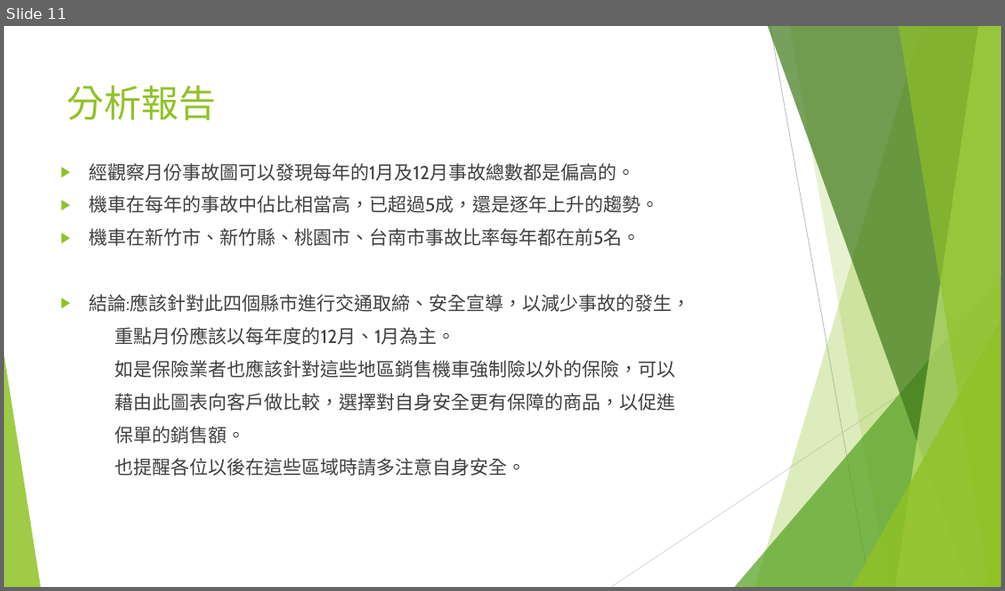
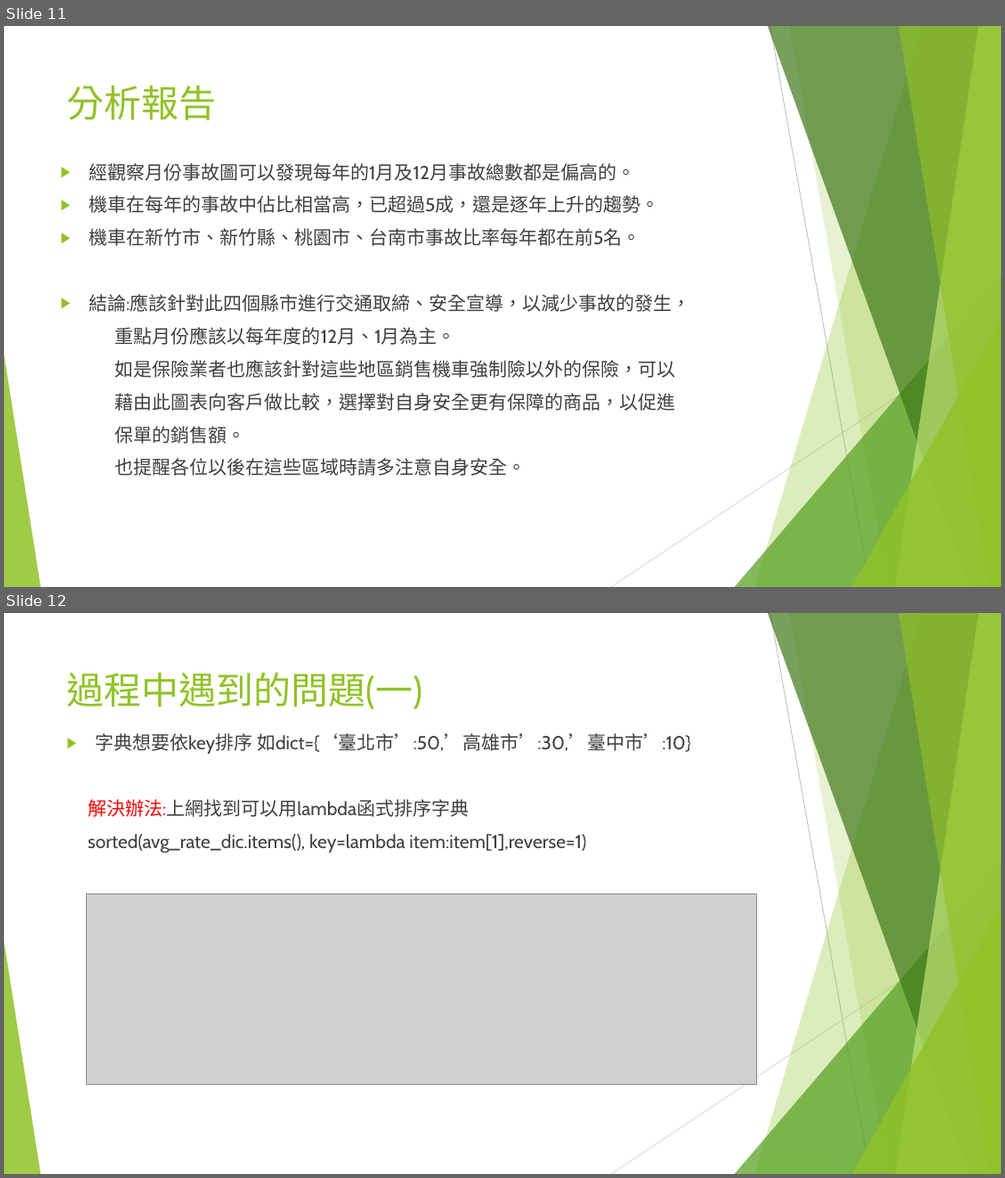
Before and after one commit to ooxx2500/python-sql-for-test, a slide deck: python/專題報告/專題報告-台灣交通事故.pptx. Shown one above the other, each under a label of ours: slide 11 before the commit, slides 11 and 12 after it. The pictures are 1005x591 and 1005x1178 pixels, drawn with LibreOffice and Linux fonts; fonts in the diff are those of the drawing; grey boxes stand for pictures. Boxes give left, top, right and bottom in pixels: in the first picture for what was removed or moved away, otherwise in the second. Text is boxed around its words. In the diff, an @@ line names an element or a change of style, - is before the commit and + after.

```diff
--- a/python/專題報告/專題報告-台灣交通事故.pptx
+++ b/python/專題報告/專題報告-台灣交通事故.pptx
@@ slide 12 added at bbox=[4, 613, 1001, 1174], background #FFFFFF; not listed: 10 template elements that a slide beside it also shows @@
@@ title added at bbox=[67, 672, 423, 709], 36 pt, text #90C226 @@
+過程中遇到的問題(一)
@@ text added at bbox=[88, 733, 691, 853], 18 pt, text #404040 @@
+▶ 字典想要依key排序 如dict={‘臺北市’:50,’高雄市’:30,’臺中市’:10}
+解決辦法:上網找到可以用lambda函式排序字典
+sorted(avg_rate_dic.items(), key=lambda item:item[1],reverse=1)
@@ picture added at bbox=[86, 893, 756, 1084] @@
```
Also in this commit, not shown: 2 other slides added.
